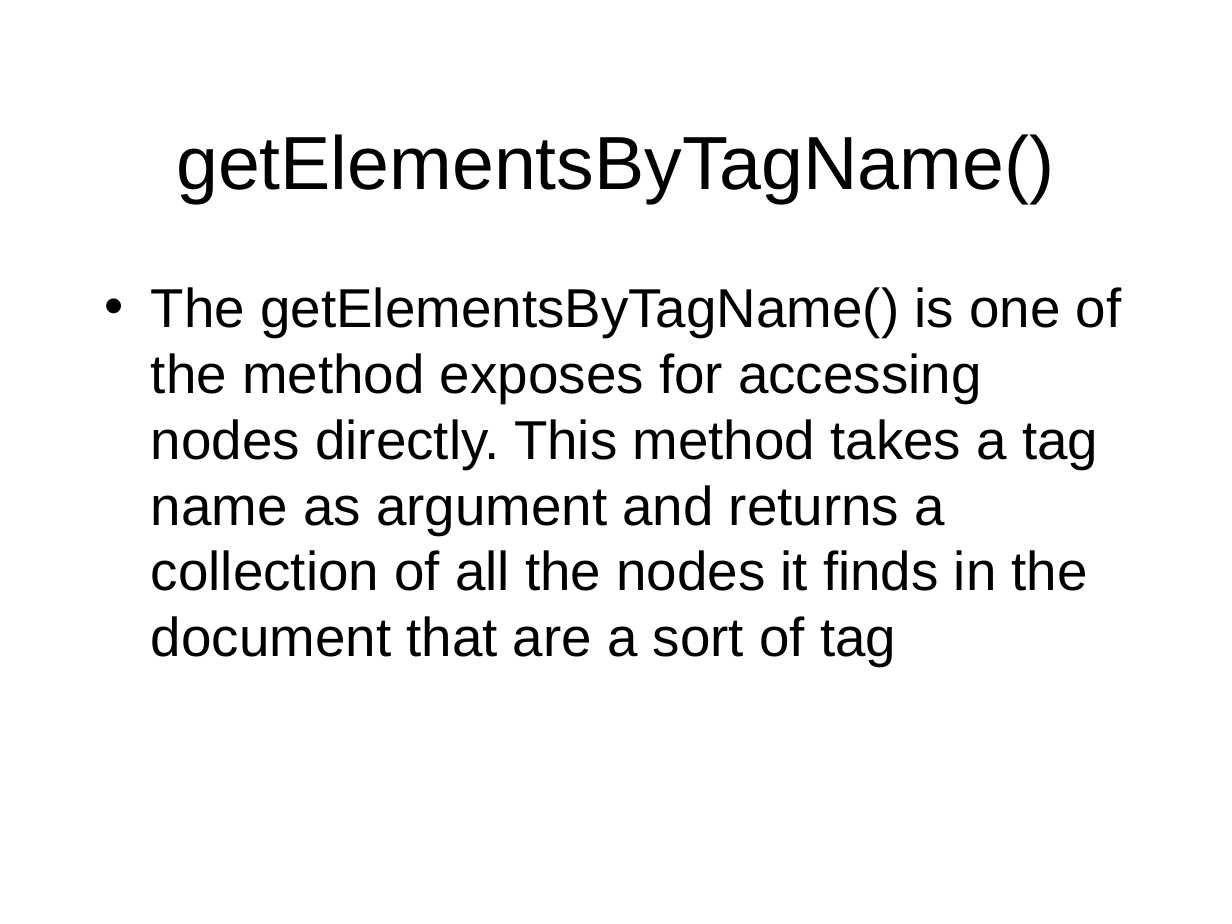
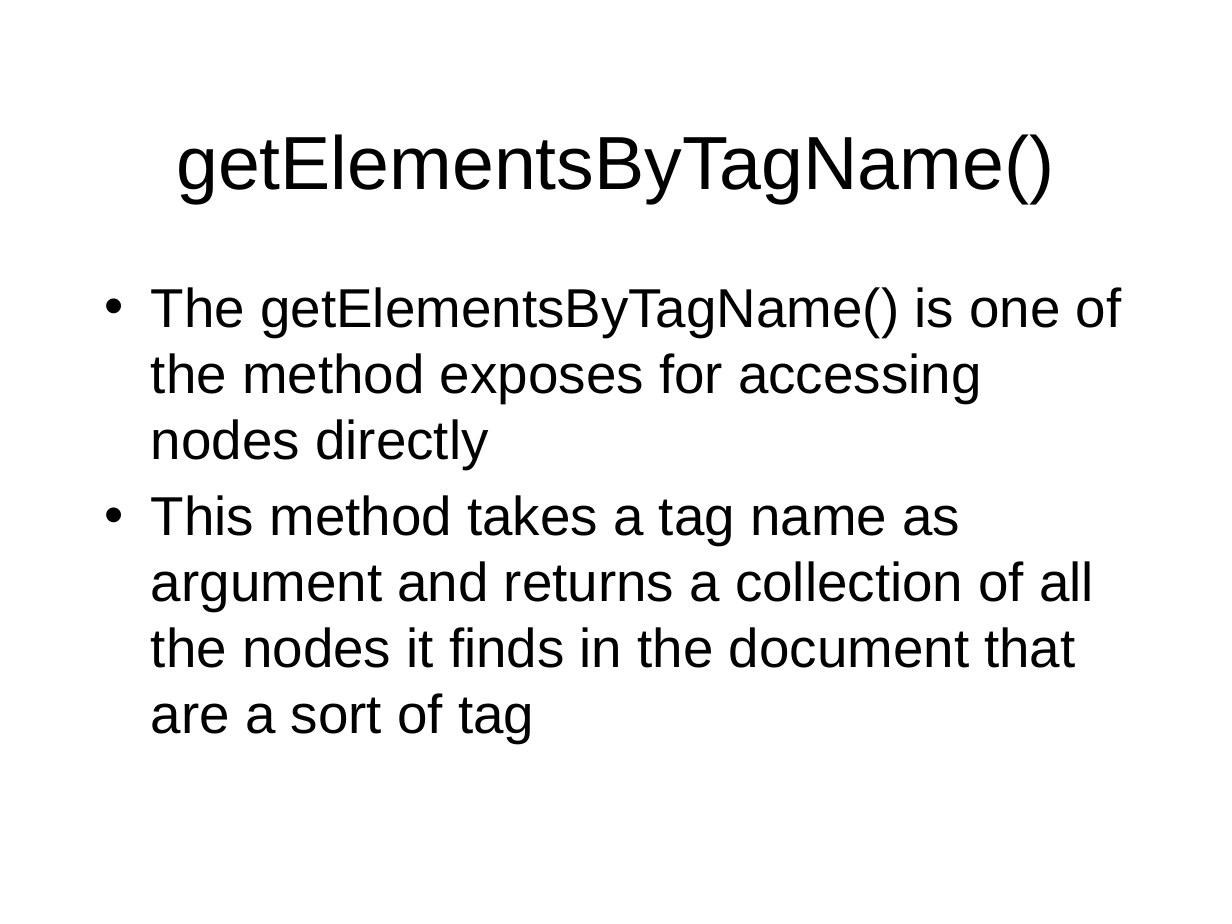
Before and after one commit to octaviordz/zjnu2017.github.io, a slide deck: slide 17 of WAD/lectures/140--Objects.and.DOM.pptx (slide 13 before the commit). Drawn at 1232x924 pixels with LibreOffice and Linux fonts; fonts in the diff are those of the drawing. Boxes give left, top, right and bottom in pixels: in the first picture for what was removed or moved away, otherwise in the second. Text is boxed around its words. In the diff, an @@ line names an element or a change of style, - is before the commit and + after.

```diff
--- a/WAD/lectures/140--Objects.and.DOM.pptx
+++ b/WAD/lectures/140--Objects.and.DOM.pptx
@@ text at [151, 287, 1122, 743]: text changed @@
-• The getElementsByTagName() is one of the method exposes for accessing nodes directly. This method takes a tag name as argument and returns a collection of all the nodes it finds in the document that are a sort of tag
+• The getElementsByTagName() is one of the method exposes for accessing nodes directly
+• This method takes a tag name as argument and returns a collection of all the nodes it finds in the document that are a sort of tag
```
Also in this commit, not shown: 10 other slides changed, 4 slides added, 3 other files.
